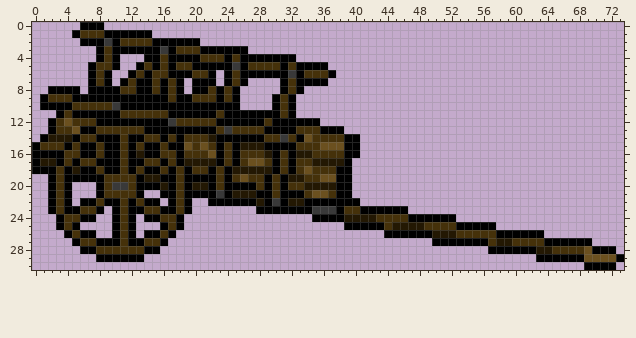
One commit to this pixel-art file: art/objects/cart_missing_pull_handle.ase. This is how it looked before the edit.
74x31 pixels, 1 frame.
The same view after the edit:
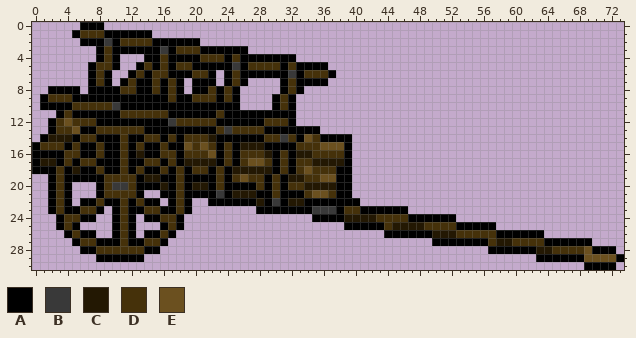
Palette (. is transparent): A #000000  B #393939  C #231803  D #45310a  E #6b501f
What changed:
y 11: x 31 D -> A
y 12: x 30..31 AA -> DD; x 33..35 AAA -> ...
y 13: x 33..38 DDDAAA -> AAA...
y 14: x 36..38 DDD -> AAA; x 40 A -> .
y 15..16: x 40 A -> .
Pixel boxes of the changes (left, top, right, bottom) in both pictures:
changed: (272, 110, 360, 158)
